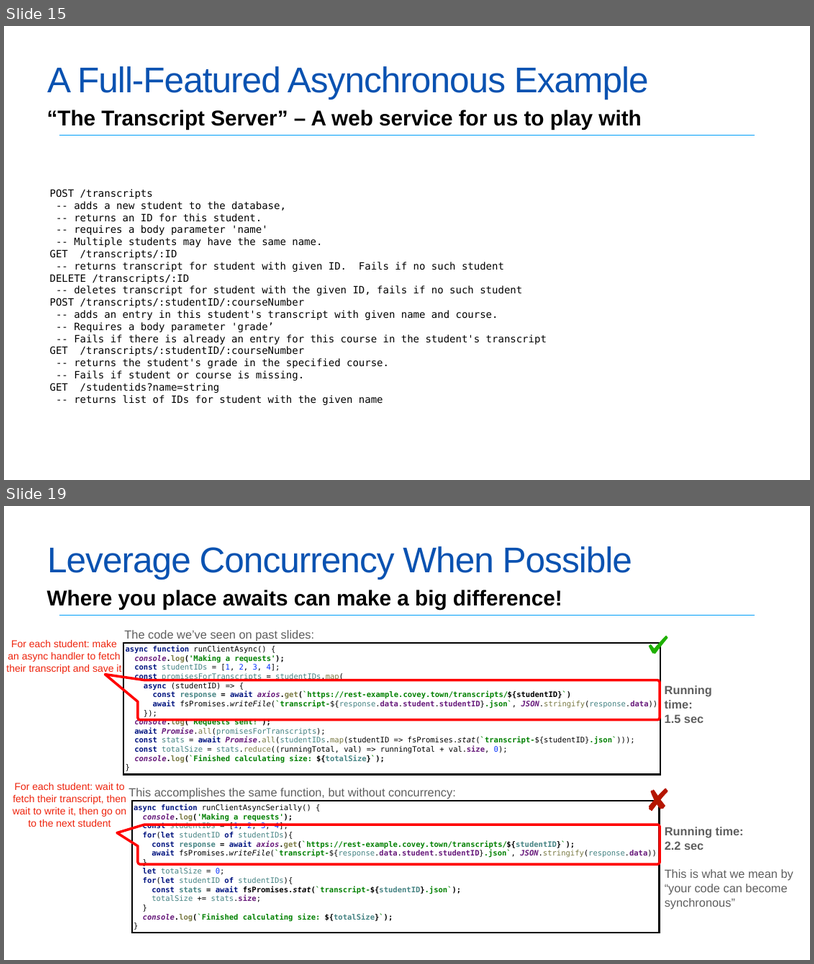
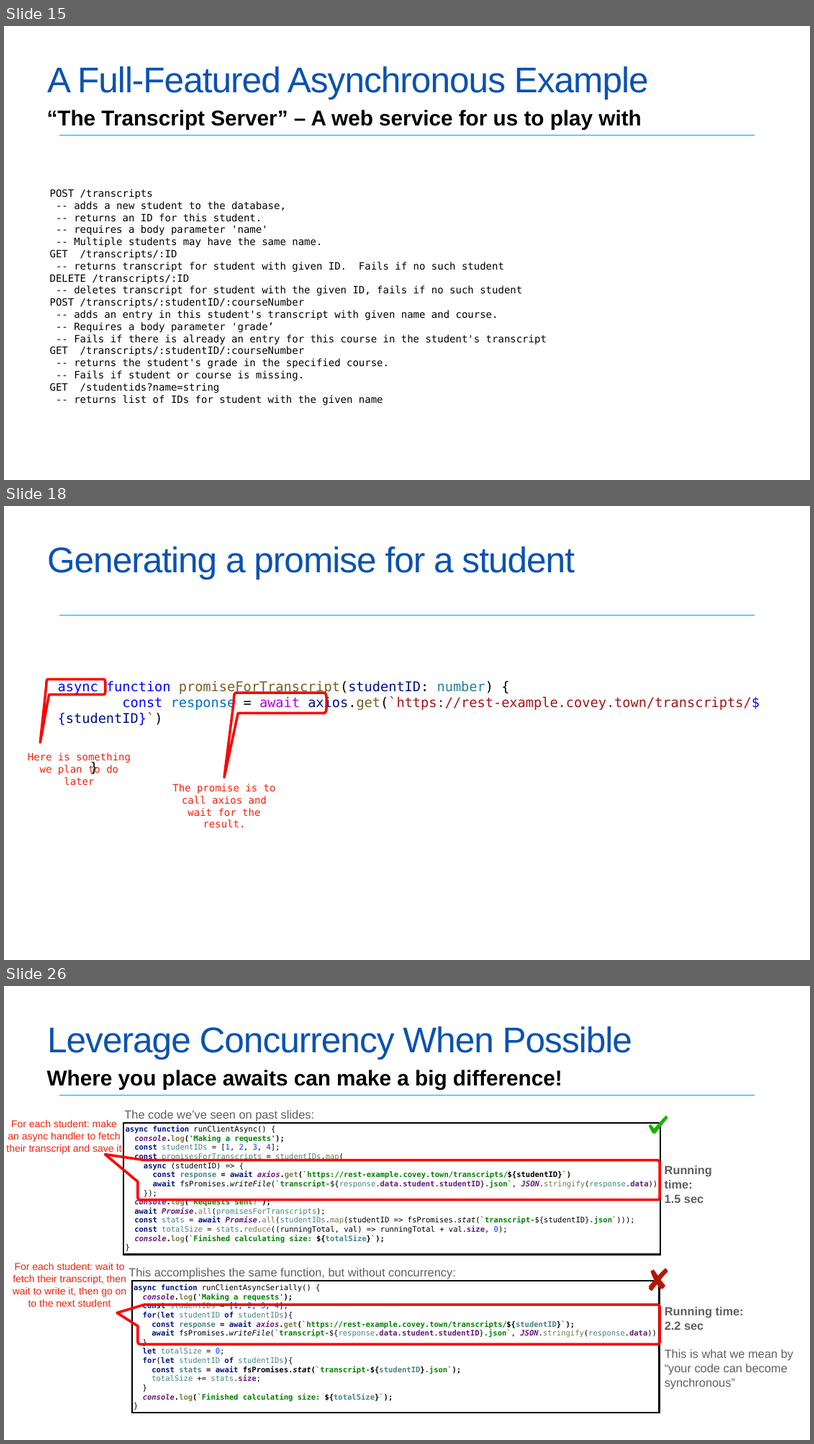
Before and after one commit to neu-se/CS4530-Spring-2022, a slide deck: Slides/Lesson 4.2 Asynchronous Programming.pptx. Shown one above the other, each under a label of ours: slides 15 and 19 before the commit, slides 15, 18 and 26 after it; the slides between them are not shown. The pictures are 814x964 and 814x1444 pixels, drawn with LibreOffice and Linux fonts; fonts in the diff are those of the drawing. Boxes give left, top, right and bottom in pixels: in the first picture for what was removed or moved away, otherwise in the second. Text is boxed around its words. In the diff, an @@ line names an element or a change of style, - is before the commit and + after.

```diff
--- a/Slides/Lesson 4.2 Asynchronous Programming.pptx
+++ b/Slides/Lesson 4.2 Asynchronous Programming.pptx
@@ slide 18 added at (4,506,810,960), background #FFFFFF; not listed: 1 template element that a slide beside it also shows @@
@@ title added at (47,546,575,579), 42.5 pt, text #0A52B1 @@
+Generating a promise for a student
@@ freeform shape added at (41,680,106,743), outline #FF0000 3 pt @@
@@ text added at (58,680,768,759), 16 pt, text #FFFFFF @@
+async function promiseForTranscript(studentID: number) {
+const response = await axios.get(`https://rest-example.covey.town/transcripts/${studentID}`)
+await fsPromises.writeFile(`transcript-${response.data.student.studentID}.json`,
+JSON.stringify(response.data))
+}
@@ freeform shape added at (224,692,327,777), outline #FF0000 3 pt @@
@@ free added at (21,755,139,783), 12 pt, text #EE230C @@
+Here is something we plan to do later
@@ free added at (165,792,283,819), 12 pt, text #EE230C @@
+The promise is to call axios and wait for the result.
@@ what was slide 19 is now slide 26 @@
```
Also in this commit, not shown: 6 slides changed, 7 other slides added, 1 slide removed.
